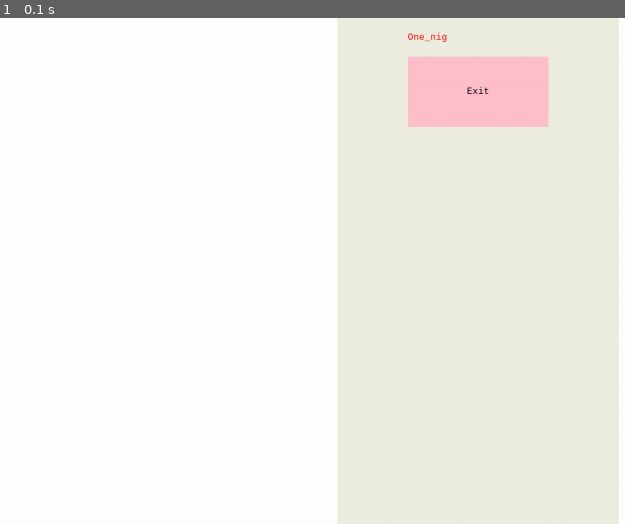
Above: before the commit, frame 1.
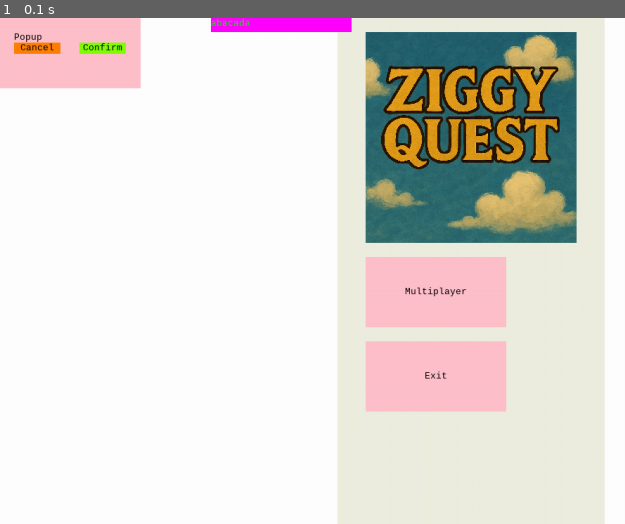
Above: after the commit, the same moment.

Repository: Tysek64/ziggyquest
Game: pygame game, started from src/GUIMain.py
The game is run twice, just before and just after one commit, with the same random seed, the same clock (stepped at 60 frames per second) and the same inputs.
Inputs:
- Up to frame 1 (0.1 s): no input

The runs differ from the first frame. In frame 1, 26% of the frame differs, in the area x 0-99%, y 0-100%.

Commit message:
Working input field

Diff:
--- a/src/GUI/WindowManager.py
+++ b/src/GUI/WindowManager.py
@@ -11,6 +11,7 @@
 
 from src.GUI.drawables.ClickableMixin import ClickableMixin
 from src.GUI.drawables.CompositeMixin import CompositeMixin
+from src.GUI.drawables.FocusableMixin import FocusableMixin
 from src.GUI.drawables.VerticalDrawable import VerticalDrawable
 from src.backend.character.CharacterParser import CharacterFactory
 
@@ -59,7 +60,7 @@
                     for object_ in renderer.render_objects:
                         obj = object_[0]
                         if isinstance(obj, ClickableMixin) and obj.hitbox.collidepoint(pygame.mouse.get_pos()):
-                            object_.on_click()
+                            obj.on_click()
 
                         if isinstance(obj, CompositeMixin) and obj.get_rect().collidepoint(pygame.mouse.get_pos()):
                             for element, pos in zip(obj._rendered_objects, obj.points):
@@ -67,6 +68,19 @@
                                     new_hitbox = pygame.Rect(pos, element.hitbox.size)
                                     if new_hitbox.collidepoint(pygame.mouse.get_pos()):
                                         element.on_click()
+            case pygame.KEYDOWN:
+                for renderer in self.renderers:
+                    for object_ in renderer.render_objects:
+                        obj = object_[0]
+                        if isinstance(obj, FocusableMixin) and obj.hitbox.collidepoint(pygame.mouse.get_pos()):
+                            obj.on_input(event.key)
+
+                        if isinstance(obj, CompositeMixin) and obj.get_rect().collidepoint(pygame.mouse.get_pos()):
+                            for element, pos in zip(obj._rendered_objects, obj.points):
+                                if isinstance(element, FocusableMixin):
+                                    new_hitbox = pygame.Rect(pos, element.hitbox.size)
+                                    if new_hitbox.collidepoint(pygame.mouse.get_pos()):
+                                        element.on_input(event.key)
 
 
 
--- /dev/null
+++ b/src/GUI/drawables/CentrableDrawable.py
@@ -0,0 +1,7 @@
+from src.GUI.drawables.CompositeMixin import CompositeMixin
+from src.GUI.drawables.Drawable import Drawable
+import pygame
+class CentrableDrawable(Drawable, CompositeMixin):
+    def __init__(self, content: Drawable, parent: Drawable):
+        super().__init__()
+        self.parent = parent
--- /dev/null
+++ b/src/GUI/drawables/EditableTextField.py
@@ -0,0 +1,33 @@
+from src.GUI.draw_utils import auto_draw
+from src.GUI.drawables.Drawable import Drawable
+from src.GUI.drawables.ResizableTextDrawable import ResizableTextDrawable
+from src.GUI.drawables.ResizeMixin import ResizeMixin
+from src.GUI.drawables.FocusableMixin import FocusableMixin
+import pygame
+
+class EditableTextField(Drawable, ResizeMixin, FocusableMixin):
+    def __init__(self, position: pygame.Rect, parent_surface: pygame.Surface,
+                 color: pygame.Color = pygame.Color(255, 0, 255),
+                 default_value: str = 'abacada', max_len=16):
+        self.position = position
+        self.color = color
+        self.rendered_text = ResizableTextDrawable(self.position.topleft, default_value,
+                                                   pygame.Color(0, 255, 0), parent_surface, editable=True)
+        self.max_len = max_len
+        super().__init__(points=['position'], surfaces=[], parent_surface=parent_surface, hitbox=self.position)
+
+    def draw(self, surface, *args, **kwargs):
+        self.resize()
+        self.rendered_text.resize()
+        auto_draw(surface, self.position, color=self.color)
+        auto_draw(surface, self.rendered_text)
+
+    def get_rect(self) -> pygame.Rect:
+        return self.position
+
+    def on_input(self, input_key):
+        print(ord('0'), ord('9'), ord('.'), input_key)
+        if (ord('0') <= input_key <= ord('9') or input_key == ord('.')) and len(self.rendered_text.message) < self.max_len:
+            self.rendered_text.message = self.rendered_text.message + chr(input_key)
+        elif input_key == pygame.K_BACKSPACE and len(self.rendered_text.message) > 0:
+            self.rendered_text.message = self.rendered_text.message[:-1]
--- /dev/null
+++ b/src/GUI/drawables/FocusableMixin.py
@@ -0,0 +1,14 @@
+from src.GUI.drawables.ClickableMixin import ClickableMixin
+from abc import abstractmethod, ABC
+import pygame
+class FocusableMixin(ClickableMixin, ABC):
+    def __init__(self, hitbox: pygame.Rect, has_focus: bool = False, *args, **kwargs):
+        super().__init__(hitbox, *args, **kwargs)
+        self.has_focus = has_focus
+
+    def on_click(self):
+        self.has_focus = True
+
+    @abstractmethod
+    def on_input(self, input_key):
+        pass
--- a/src/GUI/drawables/ResizableButton.py
+++ b/src/GUI/drawables/ResizableButton.py
@@ -8,8 +8,6 @@
 import pygame
 
 class ResizableButton(Drawable, ResizeMixin, ClickableMixin):
-
-
     def __init__(self, position: pygame.Rect, message: str,
                  background_color: pygame.Color, on_click: Callable,
                  parent_surface: pygame.Surface, font_color: pygame.Color = pygame.Color(0,0,0)):
--- /dev/null
+++ b/src/GUI/drawables/ResizableInputPopup.py
@@ -0,0 +1,50 @@
+from typing import Callable
+
+from src.GUI.draw_utils import auto_draw
+from src.GUI.drawables.CompositeMixin import CompositeMixin
+from src.GUI.drawables.ResizeMixin import ResizeMixin
+from src.GUI.drawables.ResizableButton import ResizableButton
+from src.GUI.drawables.ResizableTextDrawable import ResizableTextDrawable
+import pygame
+
+class ResizableInputPopup(ResizeMixin, CompositeMixin):
+    def __init__(self, position: pygame.Rect, text: str, color: pygame.Color,
+                 on_cancel: Callable,
+                 on_accept: Callable,
+                 parent_surface: pygame.Surface,
+                 text_color: pygame.Color = pygame.Color(0, 0, 0), default_value: str = ''):
+        self.position = position
+        self.color = color
+        self.__top_margin = 20
+        self.__left_margin = 20
+        self.button_size = (self.position.width / 3, self.position.height / 6) # wybrane dowolnie, zeby ladnie wygladalo
+
+        text_pos = (self.position.topleft[0] + self.__left_margin, self.position.topleft[1] + self.__top_margin)
+        self.text = ResizableTextDrawable(text_pos, text, text_color, parent_surface)
+
+        cancel_pos = (self.position.bottomleft[0] + self.__left_margin, self.text.get_rect().bottomleft[1] + self.__top_margin)
+        self.cancel_button = ResizableButton(pygame.Rect(cancel_pos, self.button_size), 'Cancel',
+                                             pygame.Color(255, 128, 0), on_cancel, parent_surface)
+
+        accept_pos = (
+        self.position.bottomright[0] - self.__left_margin - self.button_size[0], self.text.get_rect().bottomleft[1] + self.__top_margin)
+        self.accept_button = ResizableButton(pygame.Rect(accept_pos, self.button_size), 'Confirm',
+                                             pygame.Color(128, 255, 0), on_accept, parent_surface)
+
+        self._rendered_objects = [self.accept_button, self.cancel_button]
+        self.points = [self.accept_button.position.topleft, self.cancel_button.position.topleft]
+
+        super().__init__(points=['position'], surfaces=[], parent_surface=parent_surface)
+
+        self.current_value = default_value
+
+    def draw(self, surface, *args, **kwargs):
+        self.resize()
+        self.cancel_button.resize()
+        auto_draw(surface, self.position, color=self.color)
+        auto_draw(surface, self.text)
+        auto_draw(surface, self.cancel_button)
+        auto_draw(surface, self.accept_button)
+
+    def get_rect(self) -> pygame.Rect:
+        return self.position
--- a/src/GUI/drawables/ResizableTextDrawable.py
+++ b/src/GUI/drawables/ResizableTextDrawable.py
@@ -4,17 +4,23 @@
 
 class ResizableTextDrawable(Drawable, ResizeMixin):
     def __init__(self, position: tuple[int, int], message: str, color: pygame.Color,
-                 parent_surface: pygame.Surface, size: int = 13, bold: bool = False, centered: bool = False) -> None:
+                 parent_surface: pygame.Surface, size: int = 13, bold: bool = False, centered: bool = False,
+                 editable: bool = False) -> None:
+        self.parent_surface = parent_surface
         self.font = pygame.font.SysFont('monospace', bold=bold, size=size)
         self.render = self.font.render(message, True, color)
         self.message = message
         self.color = color
         self.position = position
         self.centered = centered
+        self.editable = editable
         super().__init__(points=['position'], surfaces=['render'], parent_surface=parent_surface)
+
+
 
     def draw(self, surface, *args, **kwargs):
         self.render = self.font.render(self.message, True, self.color)
+        if self.editable: self.reinit(points=['position'], surfaces=['render'], parent_surface=self.parent_surface)
         self.resize()
         if not self.centered:
             surface.blit(self.render, self.position)
--- a/src/GUI/drawables/ResizeMixin.py
+++ b/src/GUI/drawables/ResizeMixin.py
@@ -31,6 +31,7 @@
         self.begin_size = parent_surface.get_size()
         self.begin_points = {attrib_name: deepcopy(self.__getattribute__(attrib_name)) for attrib_name in points}
         self.copy_surfaces(surfaces)
+
 
     def resize(self):
         current_size = self.main_surface.get_size()
--- a/src/GUIMain.py
+++ b/src/GUIMain.py
@@ -1,9 +1,13 @@
+from pathlib import Path
+
 from src.GUI.SurfaceRenderer import SurfaceRenderer
 from src.GUI.WindowManager import WindowManager
 import pygame
 
+from src.GUI.drawables.EditableTextField import EditableTextField
 from src.GUI.drawables.ResizableButton import ResizableButton
 from src.GUI.drawables.ResizableImageDrawable import ResizableImageDrawable
+from src.GUI.drawables.ResizableInputPopup import ResizableInputPopup
 from src.GUI.drawables.ResizableTextDrawable import ResizableTextDrawable
 from src.GUI.drawables.VerticalDrawable import VerticalDrawable
 
@@ -20,15 +24,19 @@
 
     parent_surface = pygame.display.get_surface()
     render_objects = [
-        (VerticalDrawable(position=pygame.Rect(480, 0, 1000, parent_surface.get_height()),
+        (VerticalDrawable(position=pygame.Rect(480, 0, 400, parent_surface.get_height()),
                           color=pygame.Color('ivory2'), parent_surface=parent_surface,
                           contents=[
-                              ResizableTextDrawable((0,0), 'One_nig',
-                                                    color=pygame.Color('red'), parent_surface=parent_surface,
-                                                    centered=False),
+                              ResizableImageDrawable(parent_surface, Path('./src/GUI/resources/ZiggyQuest.png'),
+                                                     (0,0), size=(300, 300)),
+                              ResizableButton(pygame.Rect(0, 0, 200, 100), 'Multiplayer', pygame.Color('pink'),
+                                              (lambda: True), parent_surface),
                               ResizableButton(pygame.Rect(0, 0, 200, 100), 'Exit', pygame.Color('pink'),
-                                              (lambda : menu.close()), parent_surface)
-                          ], row_width=1), {})
+                                              (lambda: menu.close()), parent_surface),
+                          ], row_width=1, scale_to_content=True), {}),
+        (ResizableInputPopup(pygame.Rect(0, 0, 200, 100), 'Popup', pygame.Color('pink'),
+                             lambda: print('cancelled'), lambda: print('accepted'), parent_surface), {}),
+        (EditableTextField(pygame.Rect(300, 0, 200, 20), parent_surface), {})
     ]
 
     for renderer in renderers:
Binary file added: src/GUI/resources/ZiggyQuest.png
